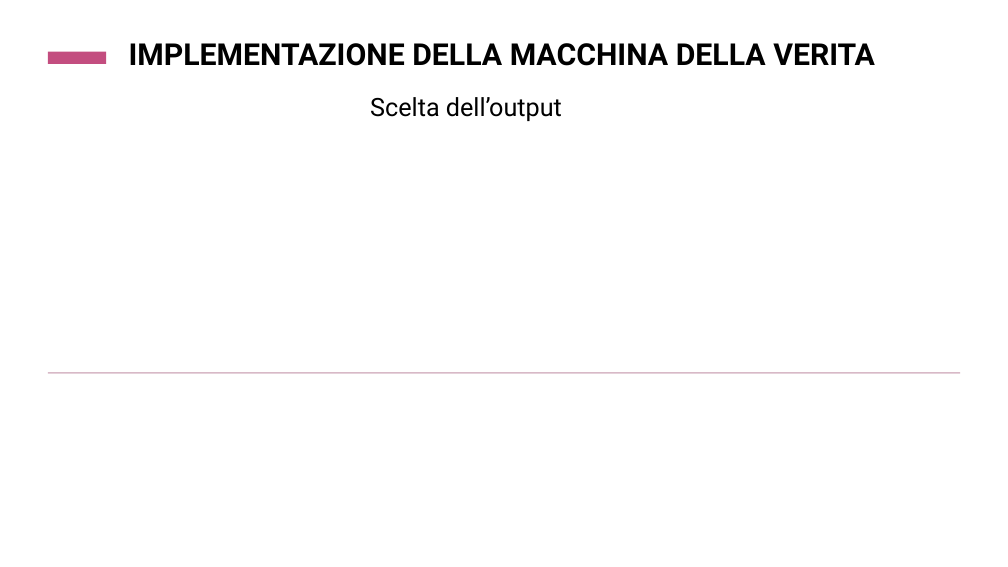
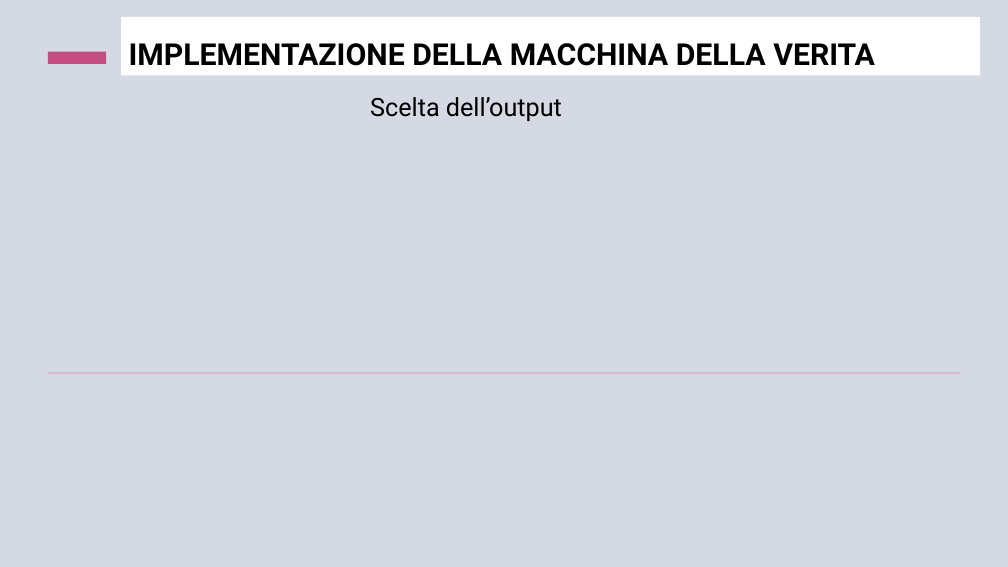
Before and after one commit to ClaudiaMarano/Progetto-Fuzzy, a slide deck: slide 10 of LA VERITÀ STA NEI GESTI.pptx (slide 6 before the commit). Drawn at 1008x567 pixels with LibreOffice and Linux fonts; fonts in the diff are those of the drawing. Boxes give left, top, right and bottom in pixels: in the first picture for what was removed or moved away, otherwise in the second. Text is boxed around its words. In the diff, an @@ line names an element or a change of style, - is before the commit and + after.

```diff
--- a/LA VERITÀ STA NEI GESTI.pptx
+++ b/LA VERITÀ STA NEI GESTI.pptx
@@ background #FFFFFF to #002060 at 17% opacity @@
@@ title "IMPLEMENTAZIONE DELLA MACCHINA DELLA VERITA": place and size @@
-title "IMPLEMENTAZIONE DELLA MACCHINA DELLA VERITA" at (129,43,875,66)
+title "IMPLEMENTAZIONE DELLA MACCHINA DELLA VERITA" at (121,17,980,75)
```
Also in this commit, not shown: 8 other slides changed, 4 slides added, 1 other file.
